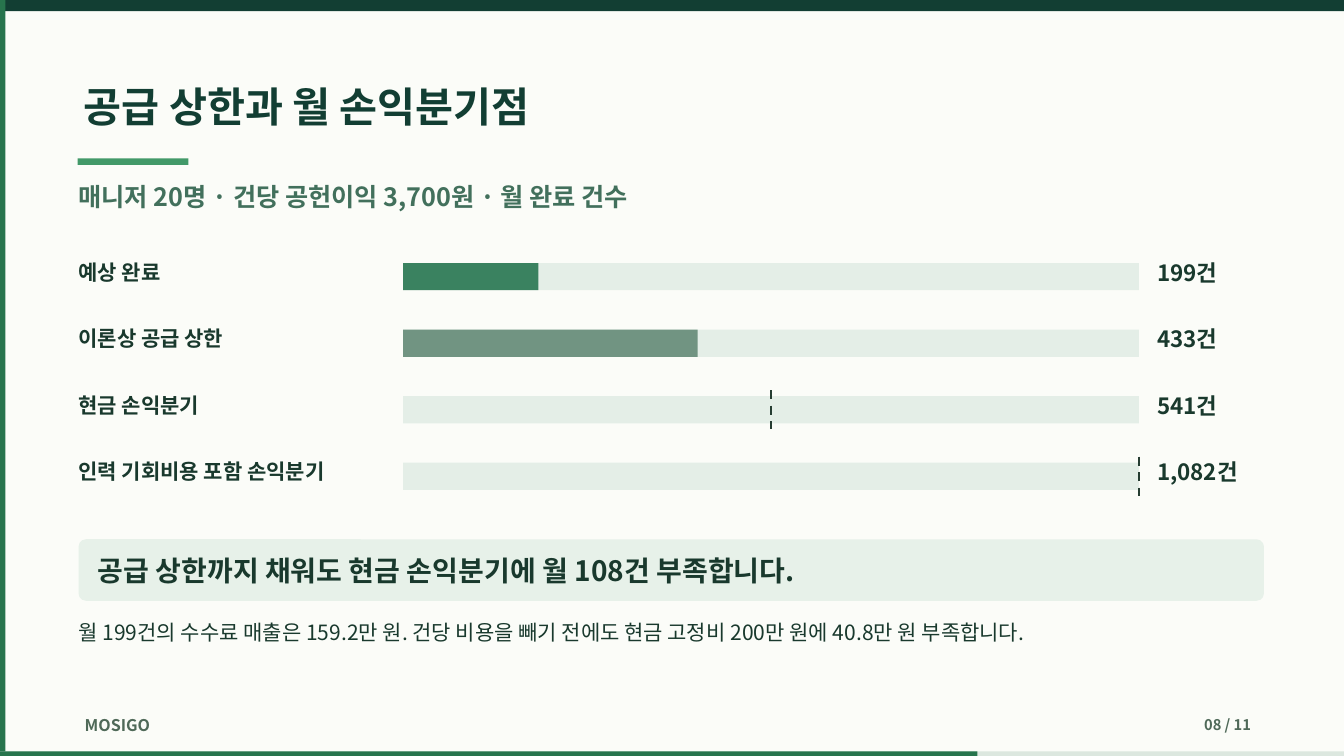
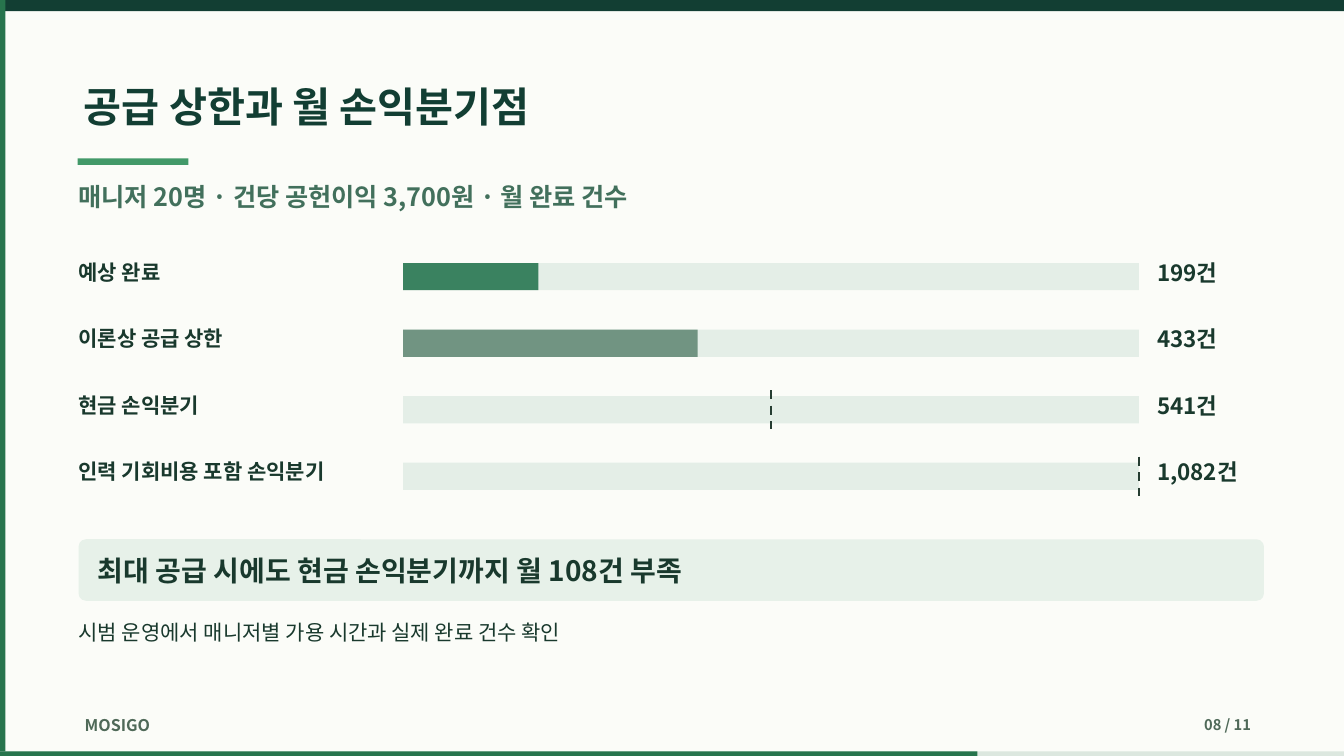
Before and after one commit to dohyunkimmm/mosigo-case-study, a slide deck: slide 8 of downloads/mosigo_report.pptx. Drawn at 1344x756 pixels with LibreOffice and Linux fonts; fonts in the diff are those of the drawing. Boxes give left, top, right and bottom in pixels: in the first picture for what was removed or moved away, otherwise in the second. Text is boxed around its words. In the diff, an @@ line names an element or a change of style, - is before the commit and + after.

```diff
--- a/downloads/mosigo_report.pptx
+++ b/downloads/mosigo_report.pptx
@@ text at [98, 557, 683, 584]: text changed @@
-공급 상한까지 채워도 현금 손익분기에 월 108건 부족합니다.
+최대 공급 시에도 현금 손익분기까지 월 108건 부족
@@ text at [79, 622, 561, 642]: text changed @@
-월 199건의 수수료 매출은 159.2만 원. 건당 비용을 빼기 전에도 현금 고정비 200만 원에 40.8만 원 부족합니다.
+시범 운영에서 매니저별 가용 시간과 실제 완료 건수 확인
```
Also in this commit, not shown: 2 other slides changed, 21 other files.
